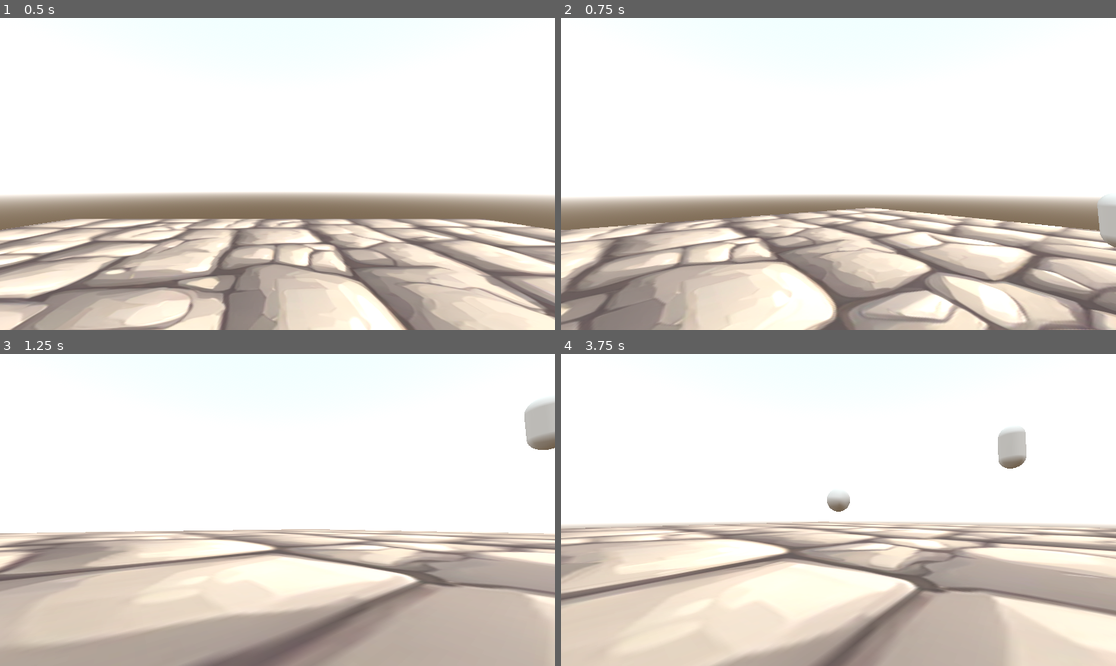
Above: before the commit, frames 1-4 (two rows, left to right).
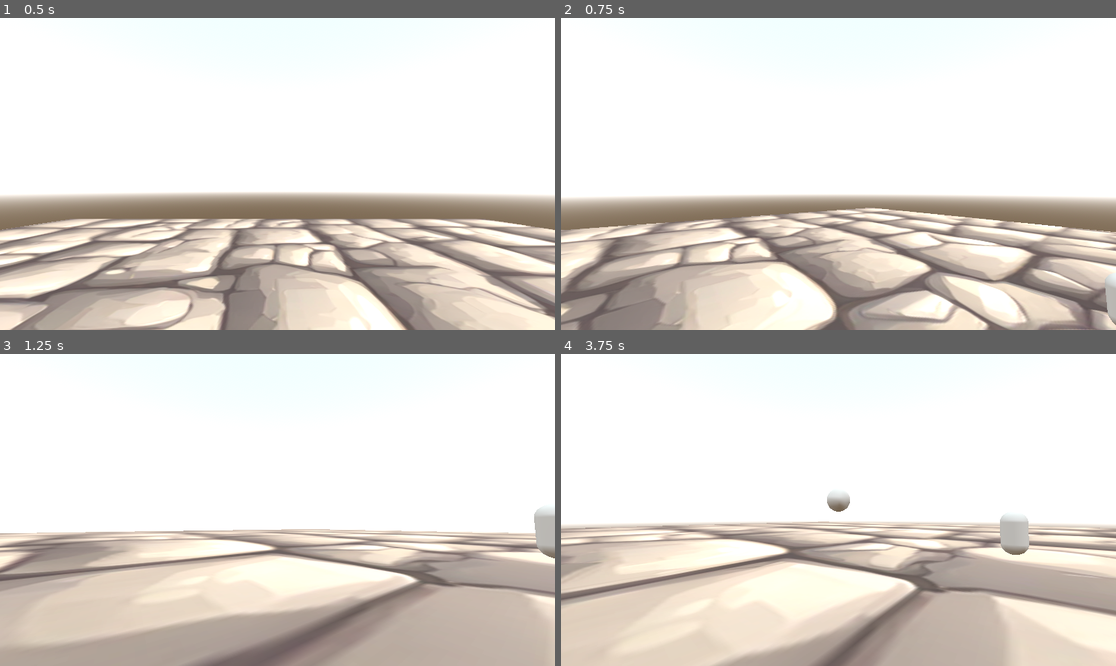
Above: after the commit, the same moments.

Repository: Aurora-Veill/3d-fps-deck-builder
Game: Godot game, scene res://node_3d.tscn
The game is run twice, just before and just after one commit, with the same random seed, the same clock (stepped at 60 frames per second) and the same inputs. The engine's default icon, where the game draws it, is replaced by a stand-in: a white triangle on a blue panel in a dark square.
Inputs (mouse positions are in pixels of both pictures, inside the frame that each line leads up to):
- Up to frame 1 (0.5 s): no input
- Up to frame 2 (0.75 s): tap Enter (ui_accept) at 0.5, 0.6 s; move the mouse to (866, 174) at 0.52 s; hold Up (ui_up) from 0.53 s (still down)
- Up to frame 3 (1.25 s): keep holding Up (ui_up); tap Space (jump) at 0.77 s
- Up to frame 4 (3.75 s): keep holding Up (ui_up); move the mouse to (810, 510) at 1.27 s; click (810, 510) at 1.35 s; tap Space (jump) at 1.52, 3.02 s; tap Enter (ui_accept) at 1.55, 2.1, 2.75, 2.85 s; move the mouse to (849, 503) at 2.02 s; move the mouse to (832, 516) at 2.77 s; move the mouse to (877, 513) at 3.52 s; click (877, 513) at 3.6 s

Frame 1 is identical in both runs. In frame 2, 0.6% of the frame differs, in the area x 96-100%, y 57-99%; in frame 3, 1.3%, in the area x 94-100%, y 14-66%; in frame 4, 1.1%.

Commit message:
give enemy gravity

Diff:
--- a/Enemy.gd
+++ b/Enemy.gd
@@ -12,22 +12,6 @@
 	# Add the gravity.
 	if not is_on_floor():
 		velocity.y -= gravity * delta
-
-	# Handle Jump.
-	if Input.is_action_just_pressed("ui_accept") and is_on_floor():
-		velocity.y = JUMP_VELOCITY
-
-	# Get the input direction and handle the movement/deceleration.
-	# As good practice, you should replace UI actions with custom gameplay actions.
-	var input_dir = Input.get_vector("ui_left", "ui_right", "ui_up", "ui_down")
-	var direction = (transform.basis * Vector3(input_dir.x, 0, input_dir.y)).normalized()
-	if direction:
-		velocity.x = direction.x * SPEED
-		velocity.z = direction.z * SPEED
-	else:
-		velocity.x = move_toward(velocity.x, 0, SPEED)
-		velocity.z = move_toward(velocity.z, 0, SPEED)
-
 	move_and_slide()
 func damage(dmg):
 	hp -= dmg
--- a/Enemy.tscn
+++ b/Enemy.tscn
@@ -1,10 +1,13 @@
-[gd_scene load_steps=3 format=3 uid="uid://ucq1aph8j4pn"]
+[gd_scene load_steps=4 format=3 uid="uid://ucq1aph8j4pn"]
+
+[ext_resource type="Script" path="res://Enemy.gd" id="1_7el6l"]
 
 [sub_resource type="CapsuleShape3D" id="CapsuleShape3D_0ydvp"]
 
 [sub_resource type="CapsuleMesh" id="CapsuleMesh_lfkk1"]
 
 [node name="CharacterBody3D" type="CharacterBody3D"]
+script = ExtResource("1_7el6l")
 
 [node name="CollisionShape3D" type="CollisionShape3D" parent="."]
 shape = SubResource("CapsuleShape3D_0ydvp")
